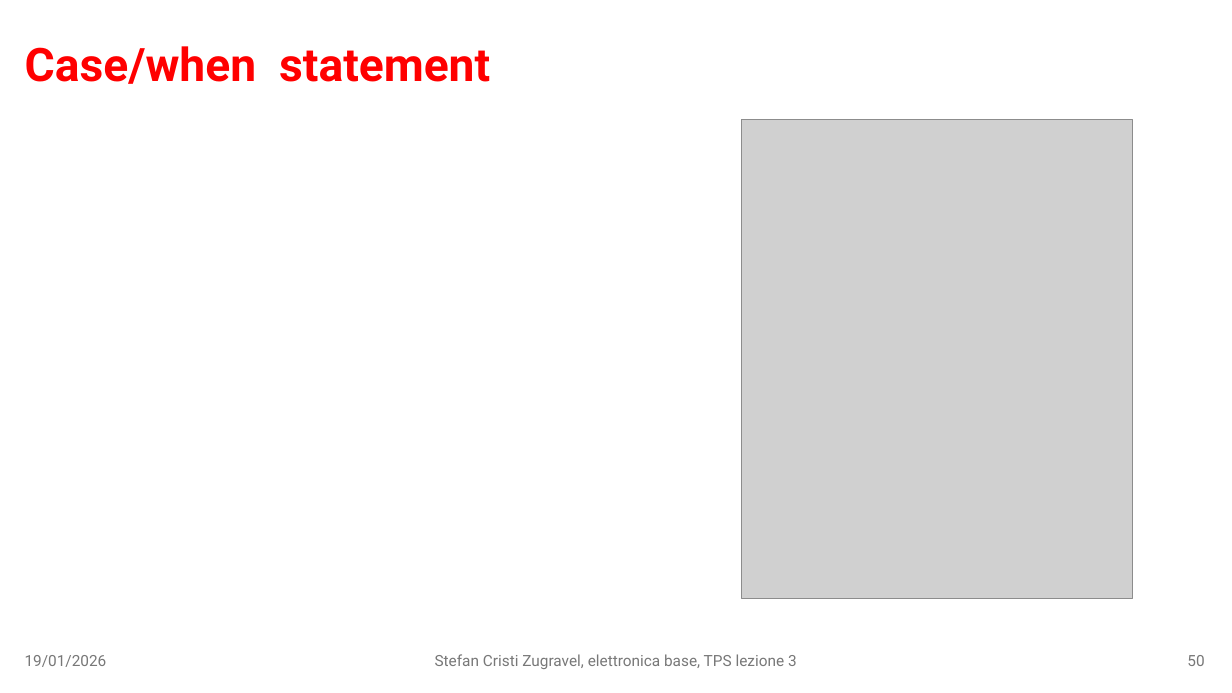
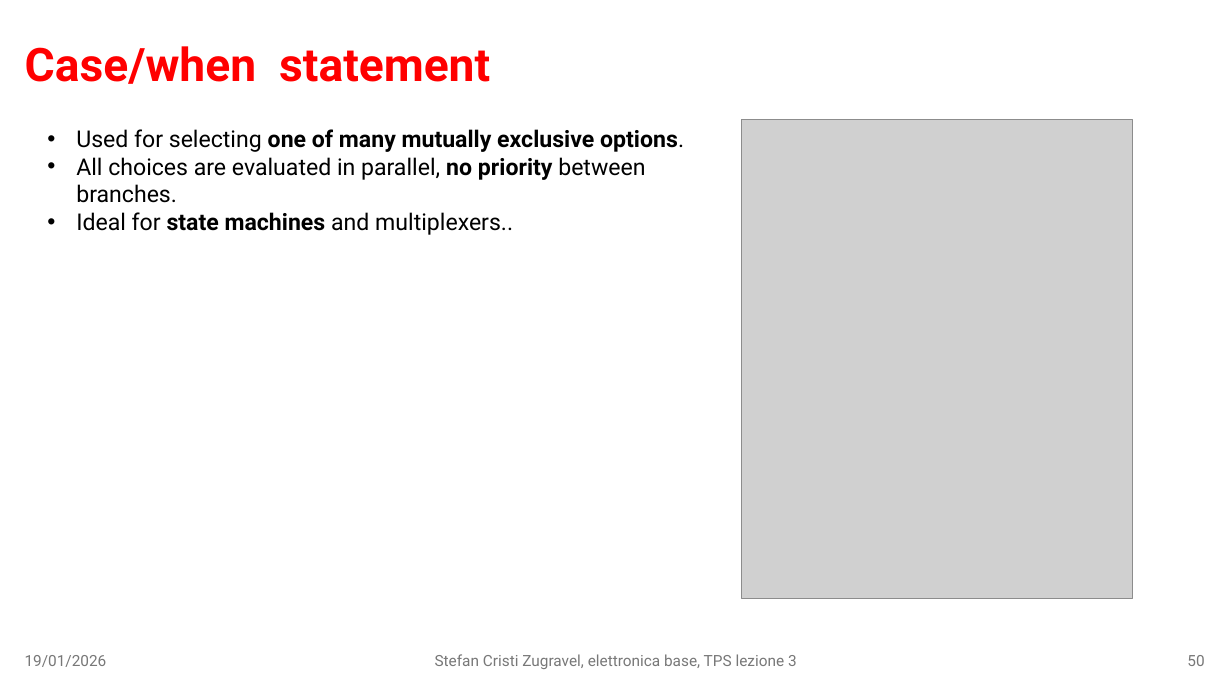
Before and after one commit to stefan-zugravel/elettronica_base, a slide deck: slide 50 of slides/lezione3.pptx. Drawn at 1232x693 pixels with LibreOffice and Linux fonts; fonts in the diff are those of the drawing; grey boxes stand for pictures. Boxes give left, top, right and bottom in pixels: in the first picture for what was removed or moved away, otherwise in the second. Text is boxed around its words. In the diff, an @@ line names an element or a change of style, - is before the commit and + after.

```diff
--- a/slides/lezione3.pptx
+++ b/slides/lezione3.pptx
@@ text added at [76, 129, 684, 235], 18 pt, text #000000 @@
+• Used for selecting one of many mutually exclusive options.
+• All choices are evaluated in parallel, no priority between branches.
+• Ideal for state machines and multiplexers..
```
Also in this commit, not shown: 3 other slides changed, 1 slide added, 3 other files.
